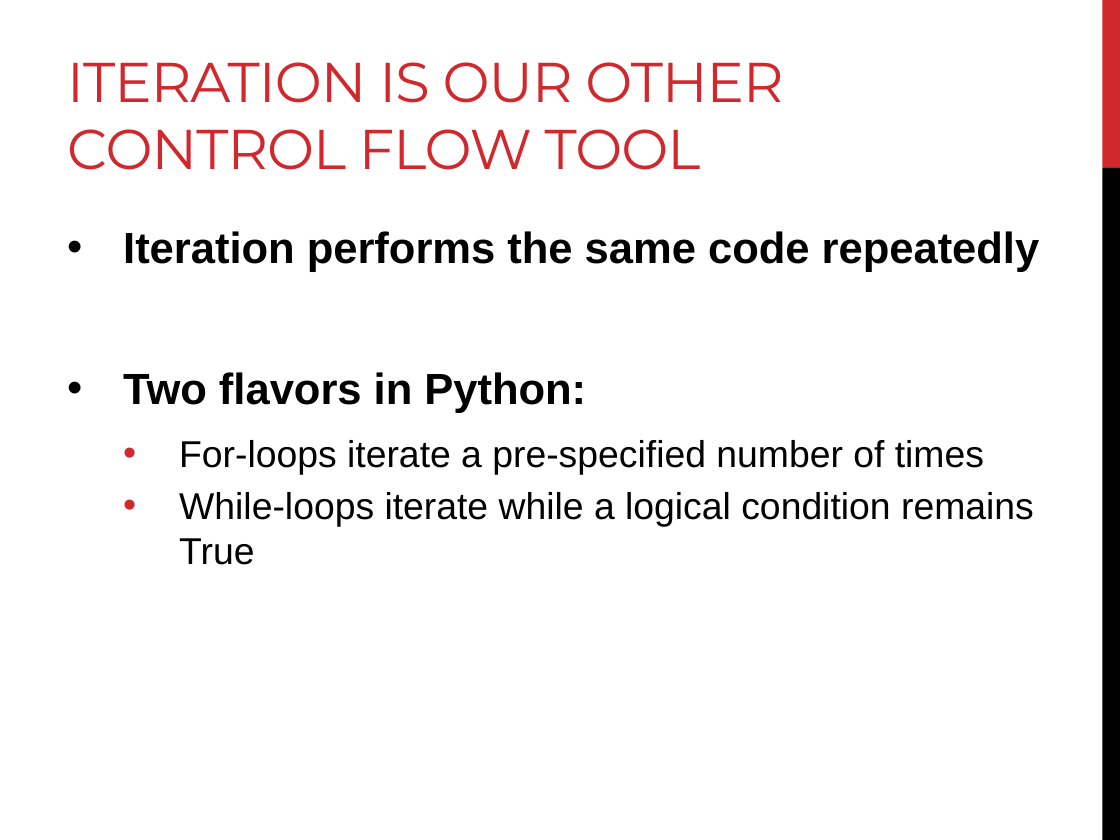
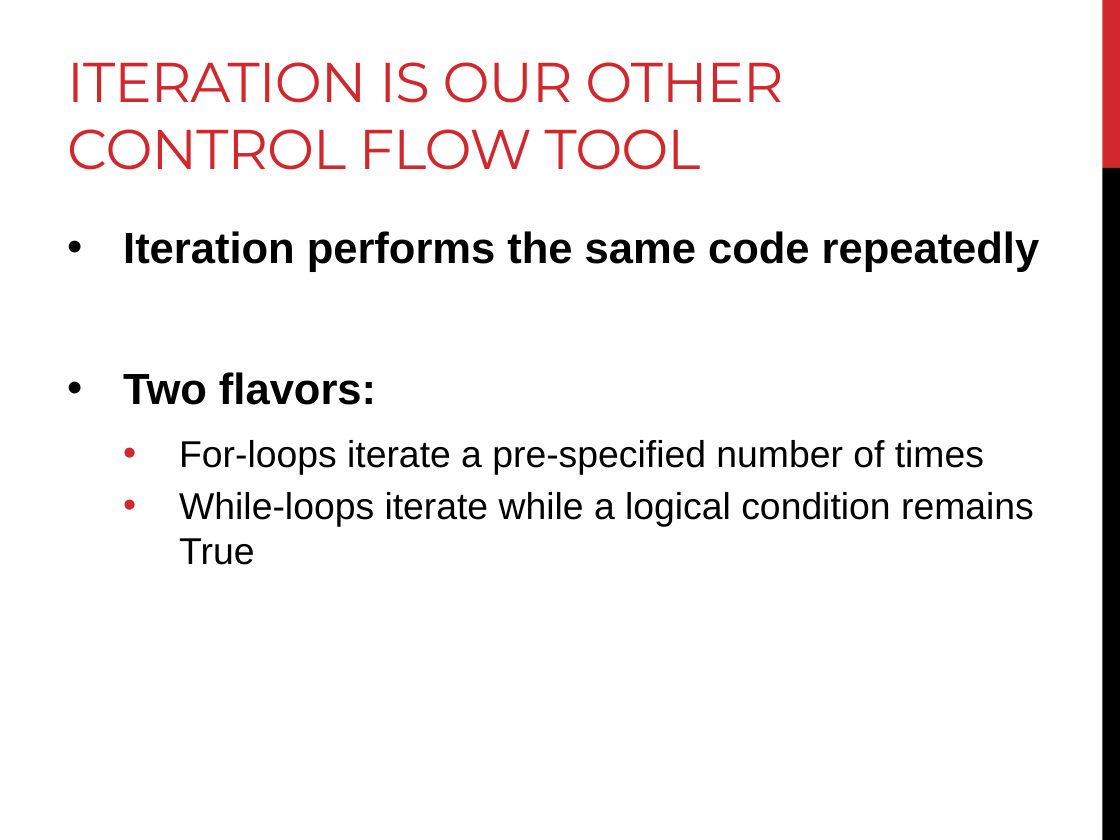
Before and after one commit to BjornFJohansson/ccbb_bigdata2015_python, a slide deck: slide 33 of slides/slides_day2.pptx (slide 30 before the commit). Drawn at 1120x840 pixels with LibreOffice and Linux fonts; fonts in the diff are those of the drawing. Boxes give left, top, right and bottom in pixels: in the first picture for what was removed or moved away, otherwise in the second. Text is boxed around its words. In the diff, an @@ line names an element or a change of style, - is before the commit and + after.

```diff
--- a/slides/slides_day2.pptx
+++ b/slides/slides_day2.pptx
@@ text at (123,372,376,405): text changed @@
-• Two flavors in Python:
+• Two flavors:
```
Also in this commit, not shown: 3 other slides changed, 3 slides added, 1 other file.
